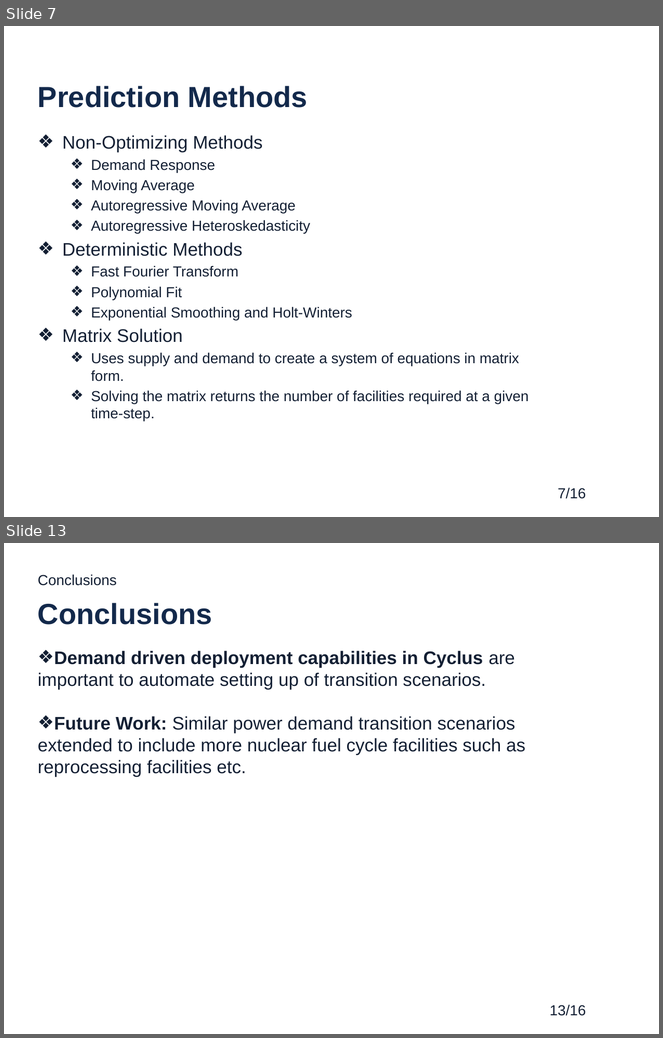
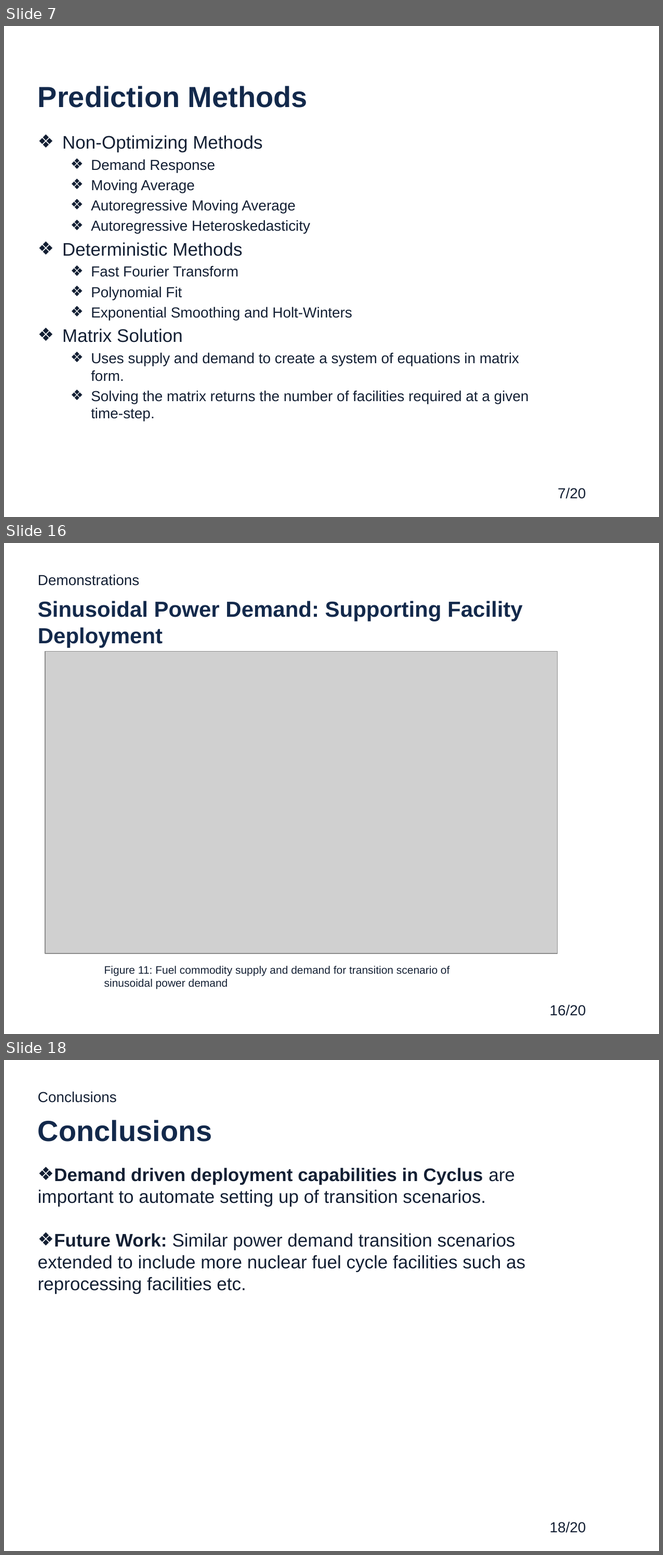
Before and after one commit to gwenchee/2019-chee-twofcs, a slide deck: pres/2019-chee-twofcs-pres.pptx. Shown one above the other, each under a label of ours: slides 7 and 13 before the commit, slides 7, 16 and 18 after it; the slides between them are not shown. The pictures are 663x1038 and 663x1555 pixels, drawn with LibreOffice and Linux fonts; fonts in the diff are those of the drawing; grey boxes stand for pictures; background and template pictures are left out. Boxes give left, top, right and bottom in pixels: in the first picture for what was removed or moved away, otherwise in the second. Text is boxed around its words. In the diff, an @@ line names an element or a change of style, - is before the commit and + after.

```diff
--- a/pres/2019-chee-twofcs-pres.pptx
+++ b/pres/2019-chee-twofcs-pres.pptx
@@ slide 16 added at bbox=[4, 543, 659, 1034], background picture (left out); not listed: 1 template element that a slide beside it also shows @@
@@ text added at bbox=[38, 574, 139, 586], 16 pt, text #131F33 @@
+Demonstrations
@@ title added at bbox=[38, 601, 523, 648], 24 pt, text #13294B, bold @@
+Sinusoidal Power Demand: Supporting Facility Deployment
@@ picture added at bbox=[45, 652, 558, 954] @@
@@ text added at bbox=[104, 966, 450, 989], 12 pt, text #131F33 @@
+Figure 11: Fuel commodity supply and demand for transition scenario of sinusoidal power demand
@@ page number at bbox=[558, 488, 586, 499]: text changed @@
-7/16
+7/20
@@ what was slide 13 is now slide 18 @@
@@ page number at bbox=[550, 1522, 586, 1533]: text changed @@
-13/16
+18/20
```
Also in this commit, not shown: 10 slides changed, 4 other slides added, 1 slide removed.
